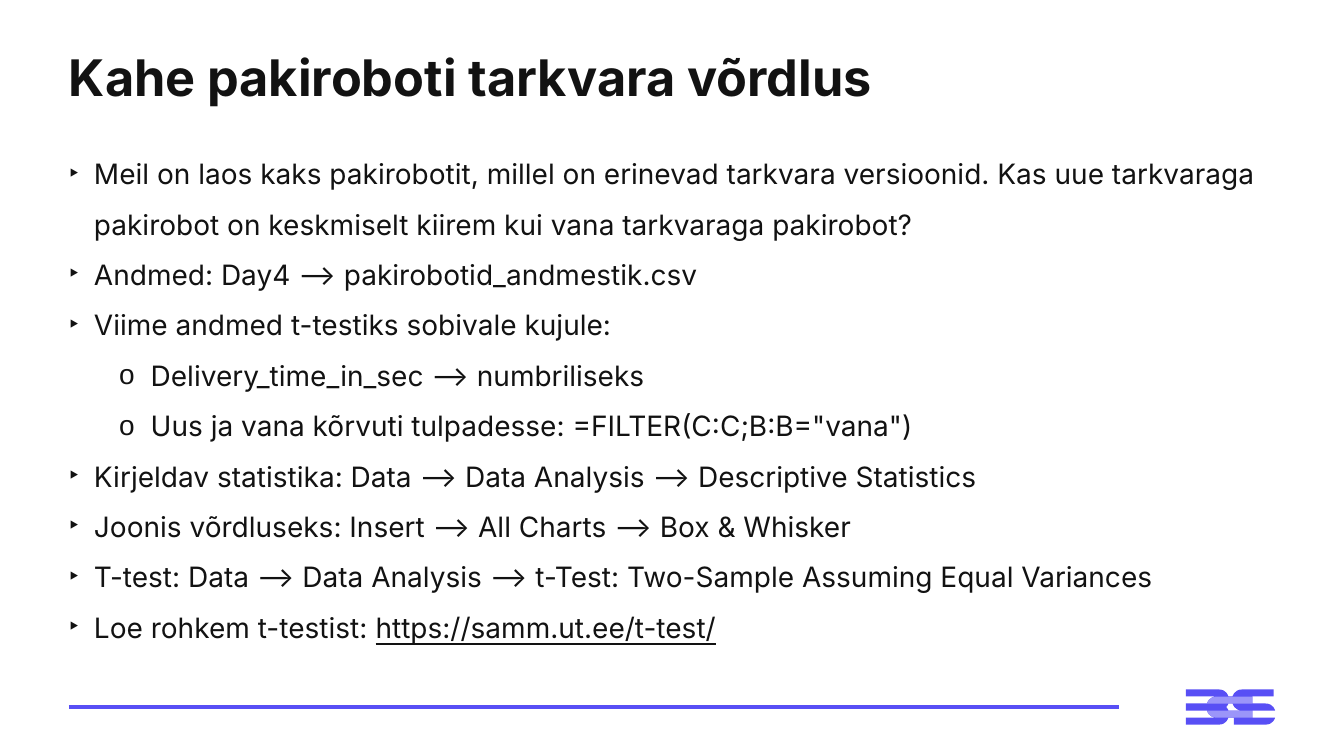
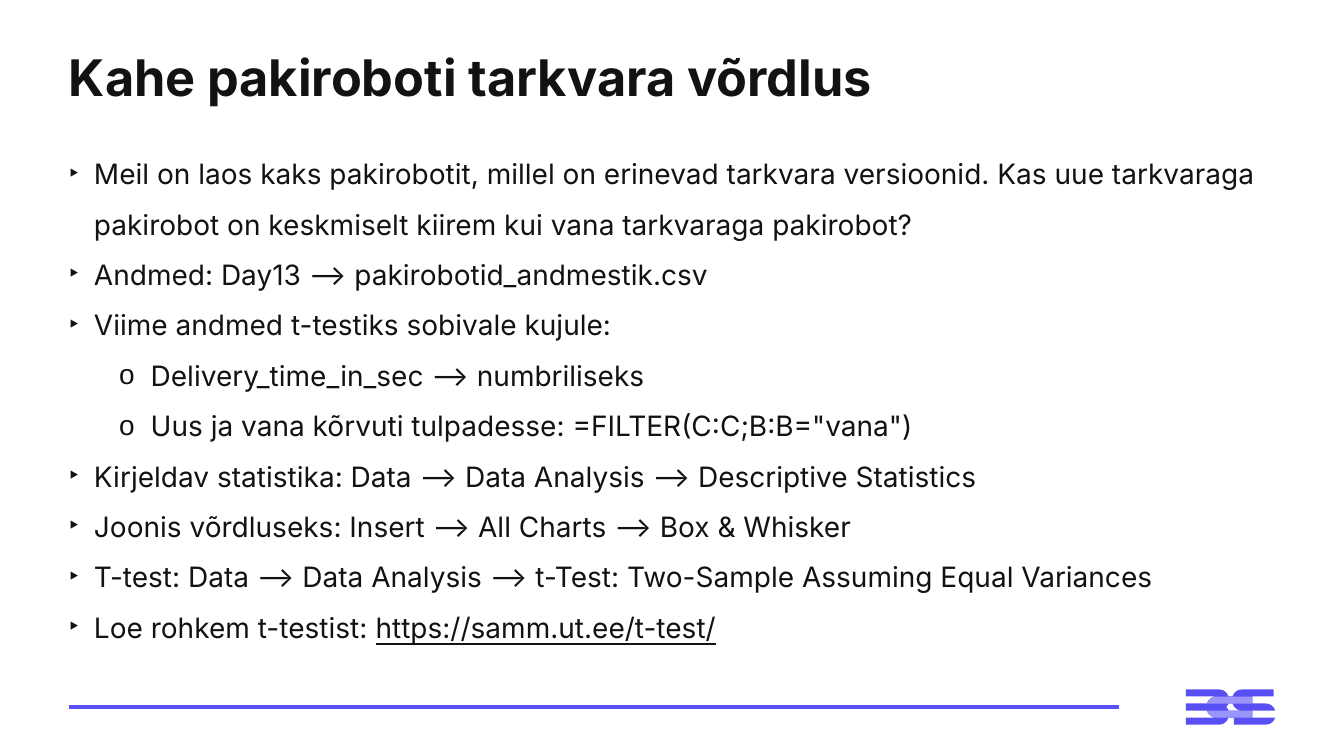
Before and after one commit to virverani/andmetarkus_2026_kevad, a slide deck: slide 20 of Day13/13-paev-andmetarkus-esitlus.pptx. Drawn at 1344x756 pixels with LibreOffice and Linux fonts; fonts in the diff are those of the drawing. Boxes give left, top, right and bottom in pixels: in the first picture for what was removed or moved away, otherwise in the second. Text is boxed around its words. In the diff, an @@ line names an element or a change of style, - is before the commit and + after.

```diff
--- a/Day13/13-paev-andmetarkus-esitlus.pptx
+++ b/Day13/13-paev-andmetarkus-esitlus.pptx
@@ text at (94, 264, 707, 291): text changed @@
-‣ Andmed: Day4 --> pakirobotid_andmestik.csv
+‣ Andmed: Day13 --> pakirobotid_andmestik.csv
```
Also in this commit, not shown: 1 other slide changed, 4 other files.
